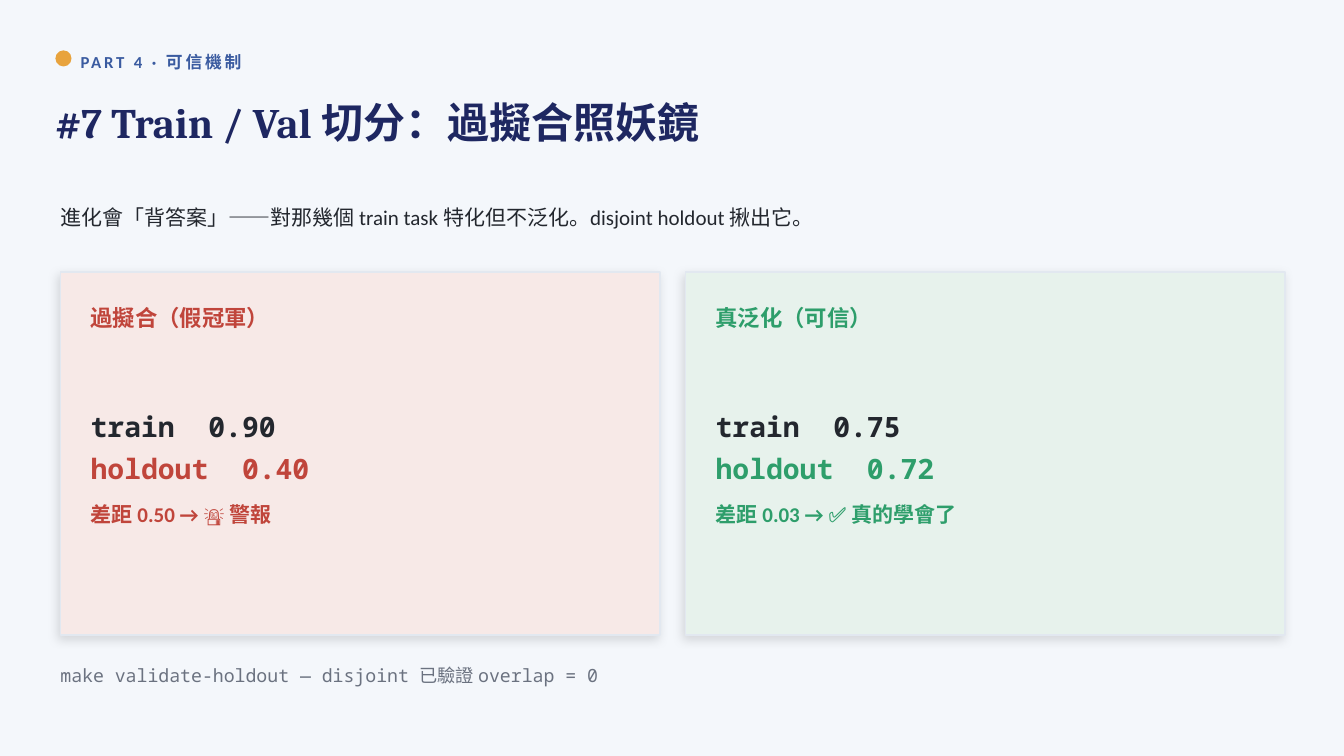
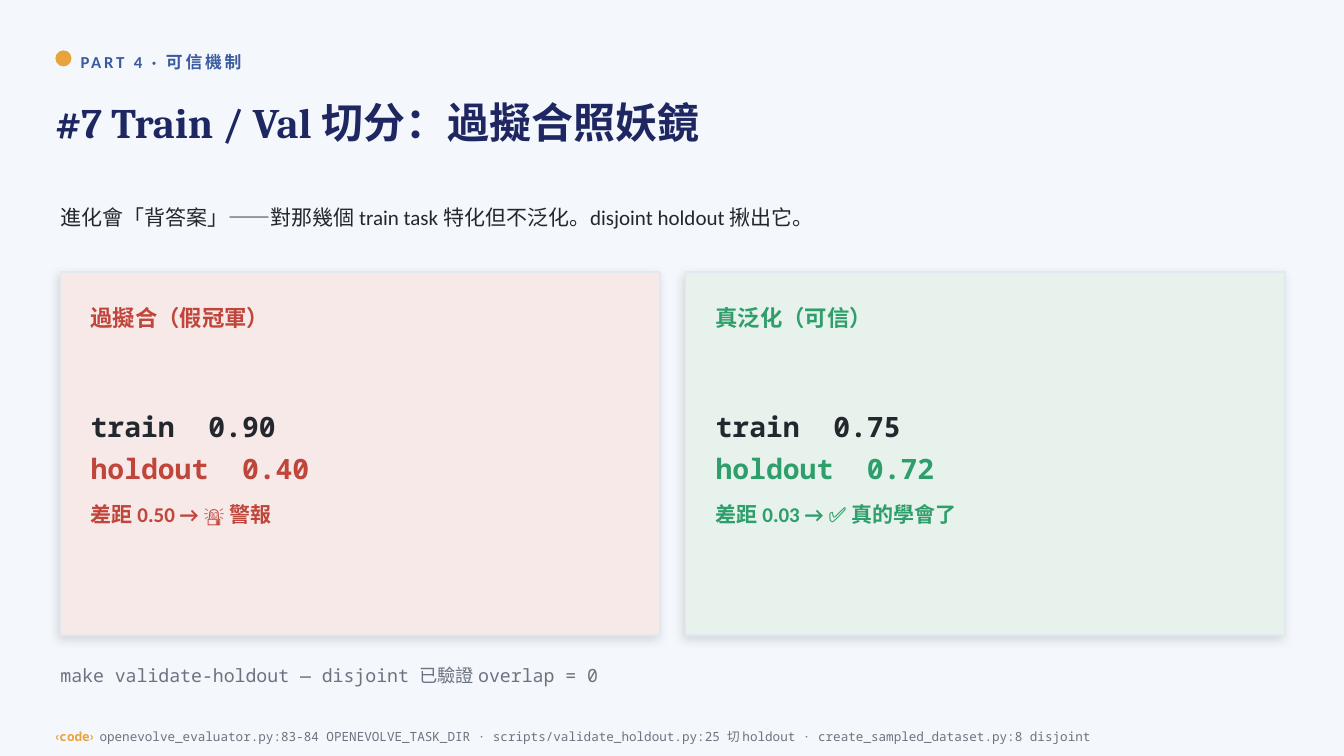
Before and after one commit to yuchieh/AgentSocietyChallenge_OpenEvolve, a slide deck: slide 18 of docs/slides/OpenEvolve_CrewAI_教學投影片.pptx. Drawn at 1344x756 pixels with LibreOffice and Linux fonts; fonts in the diff are those of the drawing. Boxes give left, top, right and bottom in pixels: in the first picture for what was removed or moved away, otherwise in the second. Text is boxed around its words. In the diff, an @@ line names an element or a change of style, - is before the commit and + after.

```diff
--- a/docs/slides/OpenEvolve_CrewAI_教學投影片.pptx
+++ b/docs/slides/OpenEvolve_CrewAI_教學投影片.pptx
@@ text added at box(55, 731, 1091, 744), 9 pt, text #6B7280 @@
+‹code› openevolve_evaluator.py:83-84 OPENEVOLVE_TASK_DIR · scripts/validate_holdout.py:25 切 holdout · create_sampled_dataset.py:8 disjoint
```
Also in this commit, not shown: 22 other slides changed, 3 other files.
